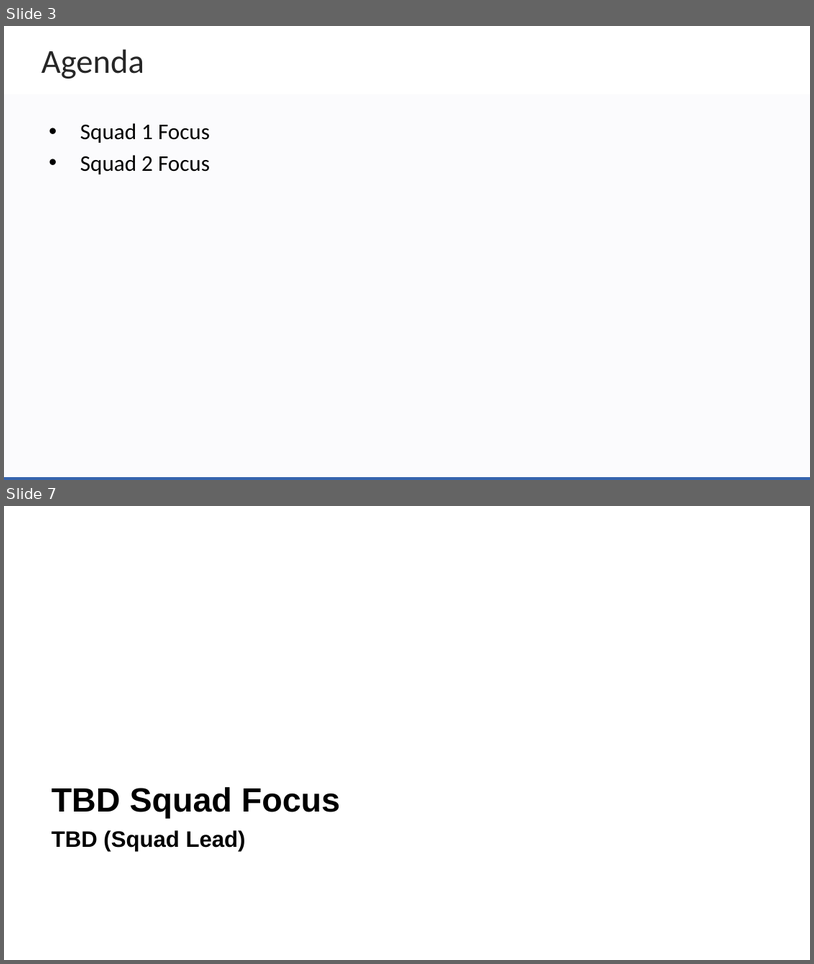
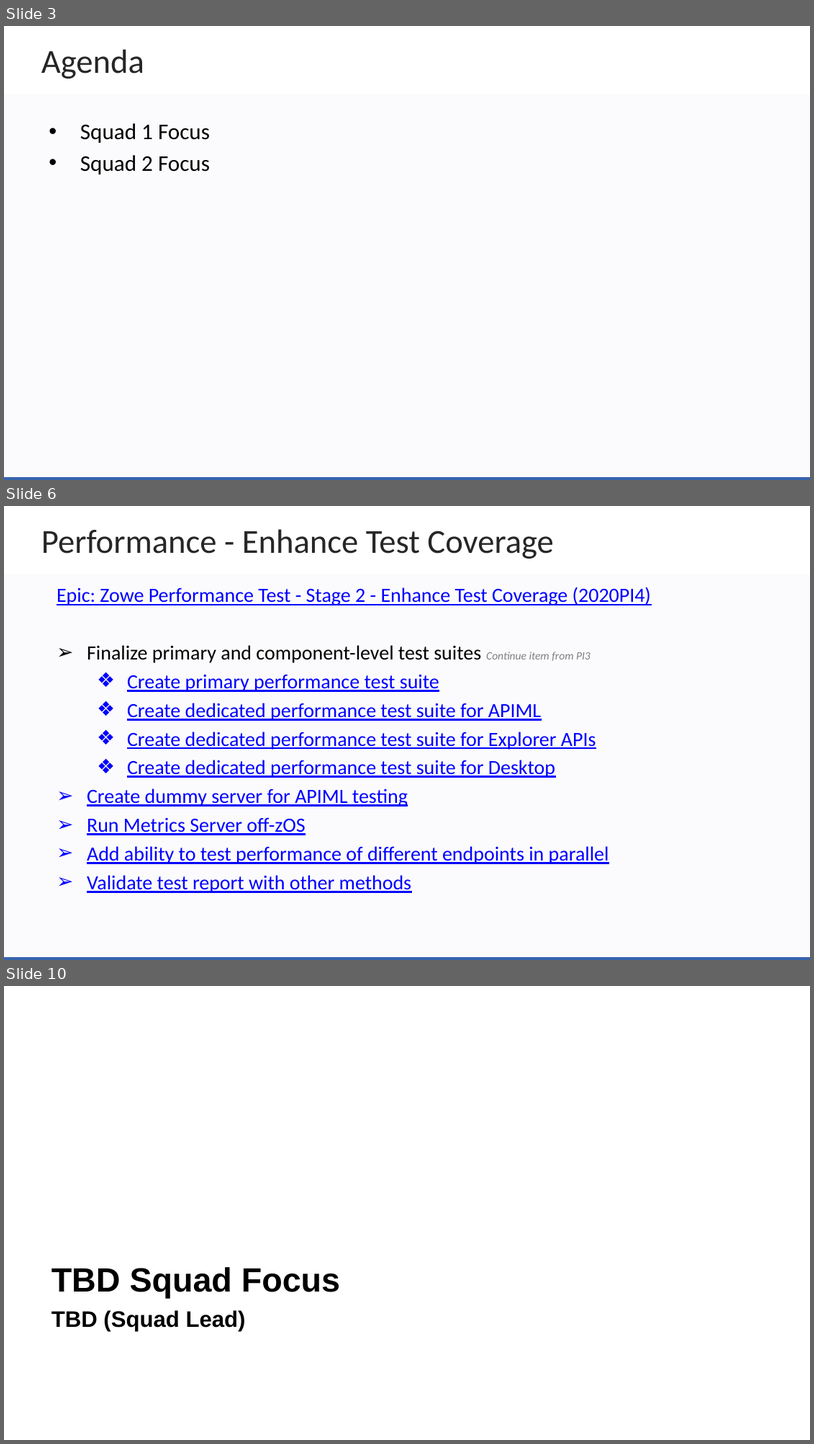
Before and after one commit to zowe/community, a slide deck: Project Management/PI Planning/20PI4 Planning/Zowe Community Squad Focus for 20PI4.pptx. Shown one above the other, each under a label of ours: slides 3 and 7 before the commit, slides 3, 6 and 10 after it; the slides between them are not shown. The pictures are 814x964 and 814x1444 pixels, drawn with LibreOffice and Linux fonts; fonts in the diff are those of the drawing; background and template pictures are left out. Boxes give left, top, right and bottom in pixels: in the first picture for what was removed or moved away, otherwise in the second. Text is boxed around its words. In the diff, an @@ line names an element or a change of style, - is before the commit and + after.

```diff
--- a/Project Management/PI Planning/20PI4 Planning/Zowe Community Squad Focus for 20PI4.pptx
+++ b/Project Management/PI Planning/20PI4 Planning/Zowe Community Squad Focus for 20PI4.pptx
@@ slide 6 added at [4, 506, 810, 960], background #FFFFFF; not listed: 2 template elements that a slide beside it also shows @@
@@ text added at [41, 529, 553, 559], 30 pt, text #262626 @@
+Performance - Enhance Test Coverage
@@ text added at [57, 587, 651, 893], 18 pt, text #0000FF, underline @@
+Epic: Zowe Performance Test - Stage 2 - Enhance Test Coverage (2020PI4)
+➢ Finalize primary and component-level test suites Continue item from PI3
+  ❖ Create primary performance test suite
+  ❖ Create dedicated performance test suite for APIML
+  ❖ Create dedicated performance test suite for Explorer APIs
+  ❖ Create dedicated performance test suite for Desktop
+➢ Create dummy server for APIML testing
+➢ Run Metrics Server off-zOS
+➢ Add ability to test performance of different endpoints in parallel
+➢ Validate test report with other methods
@@ what was slide 7 is now slide 10 @@
```
Also in this commit, not shown: 2 slides changed, 3 other slides added, 1 slide removed, 1 other file.
